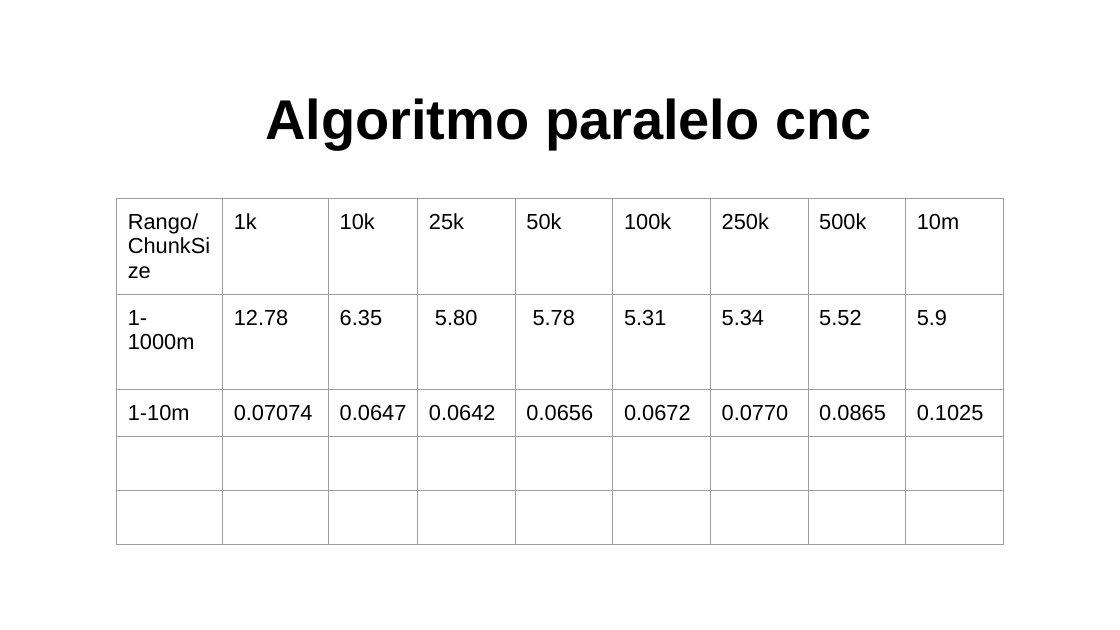
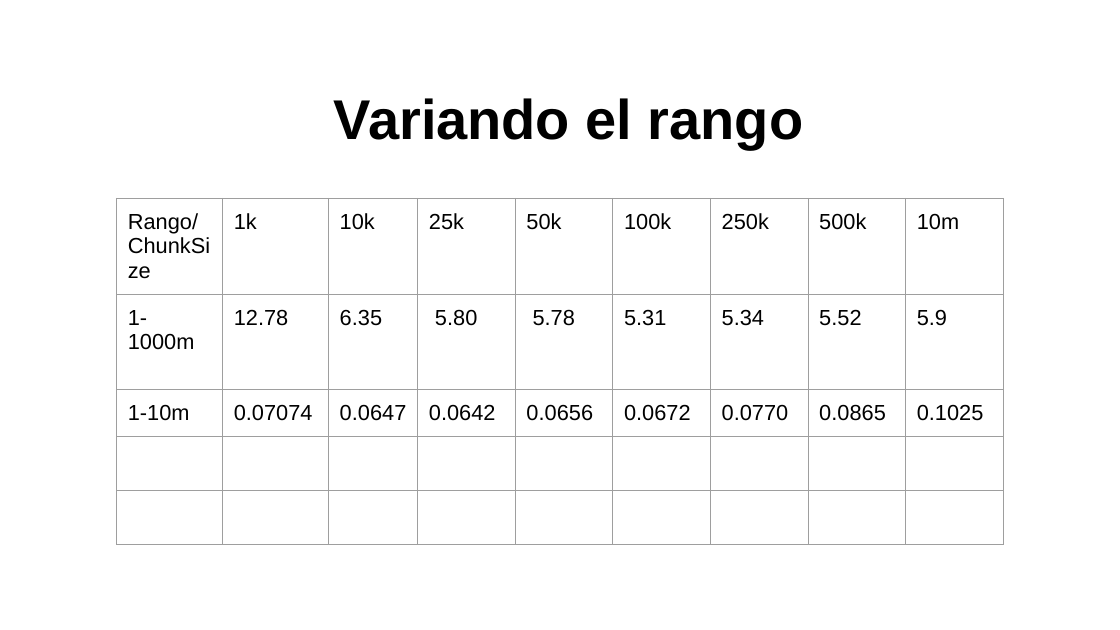
Before and after one commit to juvian/paralela, a slide deck: slide 2 of presentacion/dia2.pptx (slide 1 before the commit). Drawn at 1120x630 pixels with LibreOffice and Linux fonts; fonts in the diff are those of the drawing. Boxes give left, top, right and bottom in pixels: in the first picture for what was removed or moved away, otherwise in the second. Text is boxed around its words. In the diff, an @@ line names an element or a change of style, - is before the commit and + after.

```diff
--- a/presentacion/dia2.pptx
+++ b/presentacion/dia2.pptx
@@ text at bbox=[334, 98, 803, 148]: text changed @@
-Algoritmo paralelo cnc
+Variando el rango
```
Also in this commit, not shown: 7 slides added, 1 other file.
